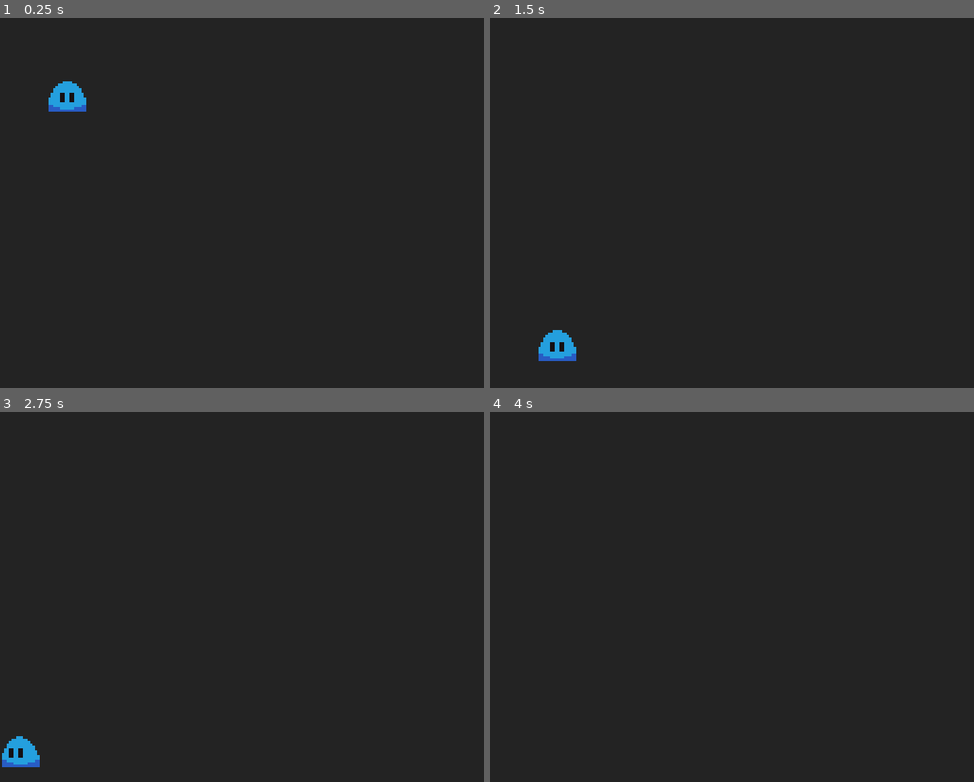
Above: before the commit, frames 1-4 (two rows, left to right).
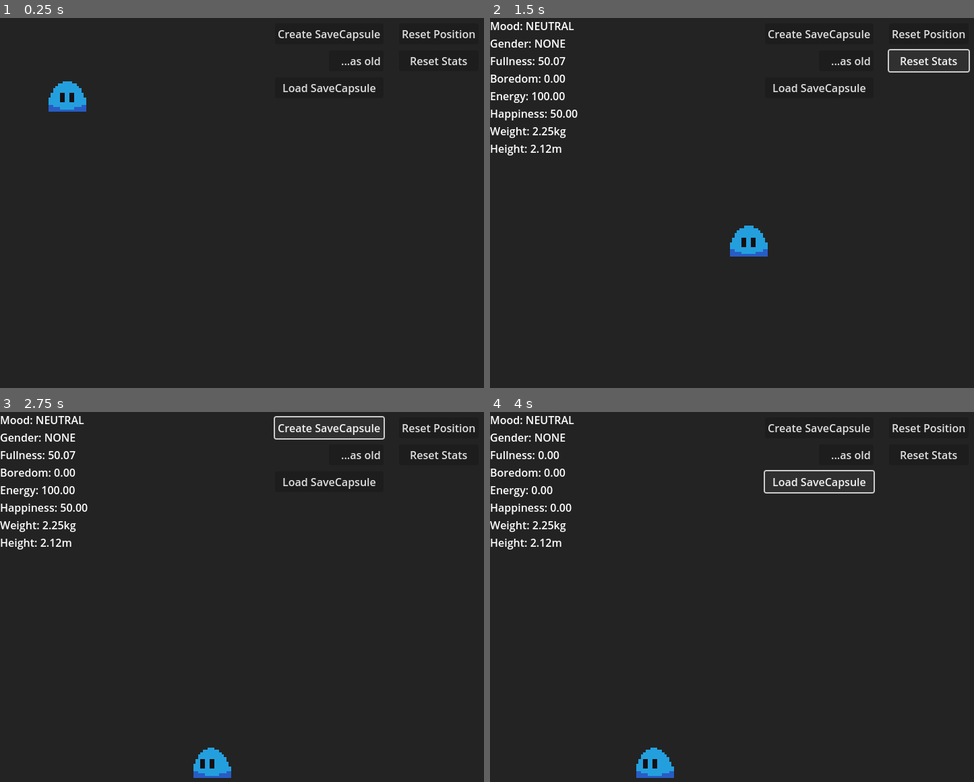
Above: after the commit, the same moments.

Repository: Eeviika/Tomogachika
Game: Godot game, scene res://scenes/debug/test_dummy.tscn
Two runs of this game, one before a commit and one after it. Both use one fixed random seed, a clock stepped at 60 frames per second and the inputs below.
Inputs (mouse positions are in pixels of both pictures, inside the frame that each line leads up to):
- Up to frame 1 (0.25 s): no input
- Up to frame 2 (1.5 s): click (930, 32) at 0.5 s, where only the run after the commit has a clickable "Reset Position"; click (930, 62) at 1.25 s, where only the run after the commit has a clickable "Reset Stats"
- Up to frame 3 (2.75 s): click (329, 426) at 2 s, where only the run after the commit has a clickable "Create SaveCapsule"
- Up to frame 4 (4 s): click (848, 456) at 2.75 s, where only the run after the commit has a clickable "...as old"; click (819, 482) at 3.5 s, where only the run after the commit has a clickable "Load SaveCapsule"

The runs differ from the first frame. In frame 1, 0.8% of the frame differs, in the area x 57-99%, y 3-21%; in frame 2, 3.3%; in frame 3, 3.3%, in the area x 0-99%, y 1-99%; in frame 4, 2.8%.
Error after the commit: Assertion failed: Cannot create a datestamp from an invalid date_dict. (res://scripts/classes/time_helper.gd:54)

Commit message:
Added new UI elements to test_dummy debug screen

Diff:
--- a/scenes/debug/test_dummy.tscn
+++ b/scenes/debug/test_dummy.tscn
@@ -12,8 +12,65 @@
 [node name="StaticBody2D" type="StaticBody2D" parent="."]
 
 [node name="CollisionShape2D" type="CollisionShape2D" parent="StaticBody2D"]
-position = Vector2(576, 551.5)
+position = Vector2(368, 568)
 shape = SubResource("RectangleShape2D_m6tnb")
 
 [node name="Pet" parent="." instance=ExtResource("2_ynwl6")]
 unique_name_in_owner = true
+
+[node name="DebugText" type="Label" parent="."]
+unique_name_in_owner = true
+offset_right = 40.0
+offset_bottom = 23.0
+text = "A
+B
+C
+D
+E
+F
+G
+H
+I
+J"
+
+[node name="ResetPositionButton" type="Button" parent="."]
+unique_name_in_owner = true
+offset_left = 592.0
+offset_top = 8.0
+offset_right = 710.0
+offset_bottom = 39.0
+text = "Reset Position"
+
+[node name="ResetStatsButton" type="Button" parent="."]
+unique_name_in_owner = true
+offset_left = 592.0
+offset_top = 48.0
+offset_right = 710.0
+offset_bottom = 79.0
+text = "Reset Stats
+"
+
+[node name="CreateSaveButton" type="Button" parent="."]
+unique_name_in_owner = true
+offset_left = 408.0
+offset_top = 8.0
+offset_right = 569.0
+offset_bottom = 39.0
+text = "Create SaveCapsule"
+
+[node name="CreateOldSaveButton" type="Button" parent="."]
+unique_name_in_owner = true
+offset_left = 488.0
+offset_top = 48.0
+offset_right = 569.0
+offset_bottom = 79.0
+text = "...as old"
+alignment = 2
+
+[node name="LoadSaveButton" type="Button" parent="."]
+unique_name_in_owner = true
+offset_left = 408.0
+offset_top = 88.0
+offset_right = 569.0
+offset_bottom = 119.0
+text = "Load SaveCapsule"
--- a/scripts/debug/test_dummy.gd
+++ b/scripts/debug/test_dummy.gd
@@ -2,7 +2,15 @@
 
 var to_load: String = "internal_dummy"
 
-@onready var pet: CharacterBody2D = %Pet
+@onready var pet: Pet = %Pet
+
+@onready var debug_text: Label = %DebugText
+
+@onready var reset_position_button: Button = %ResetPositionButton
+@onready var reset_stats_button: Button = %ResetStatsButton
+@onready var create_save_button: Button = %CreateSaveButton
+@onready var create_old_save_button: Button = %CreateOldSaveButton
+@onready var load_save_button: Button = %LoadSaveButton
 
 
 # We will pretend to be a "pet loader" that wants to load the dummy pet.
@@ -21,4 +29,48 @@
 	var pet_sprites: SpriteFrames = load("res://content/petsprites/" + to_load + ".tres")
 	# Then make the pet active
 	pet.make_active(species_data, pet_sprites)
+	debug_text.text = ""
 	pet.position = Vector2(100, 100)
+	pet.stat_updated.connect(update_debug_text)
+
+	reset_position_button.pressed.connect(func() -> void: pet.position = Vector2(384, 0))
+
+	reset_stats_button.pressed.connect(
+		func() -> void:
+			pet.pet_stats.boredom = 0
+			pet.pet_stats.happiness = 50
+			pet.pet_stats.energy = 100
+			pet.pet_stats.fullness = 50
+			pet.pet_stats.mood = GlobalEnums.Mood.NEUTRAL
+	)
+
+	create_save_button.pressed.connect(
+		func() -> void:
+			var save: SaveCapsule = SaveCapsule.new(true, pet.save())
+			save.save_to_file()
+	)
+
+	create_old_save_button.pressed.connect(
+		func() -> void:
+			var save: SaveCapsule = SaveCapsule.new(true, pet.save())
+			save.last_saved_date.day -= 1
+			save.save_to_file()
+	)
+
+	load_save_button.pressed.connect(
+		func() -> void:
+			var save: SaveCapsule = SaveCapsule.load_file("internal_dummy.sav")
+			pet.load_from_save_capsule(save)
+	)
+
+
+func update_debug_text(_stat_name, _stat_value):
+	debug_text.text = ""
+	debug_text.text += "Mood: " + GlobalEnums.Mood.find_key(pet.pet_stats.mood)
+	debug_text.text += "\nGender: " + GlobalEnums.Gender.find_key(pet.pet_stats.gender)
+	debug_text.text += "\nFullness: %0.2f" % pet.pet_stats.fullness
+	debug_text.text += "\nBoredom: %0.2f" % pet.pet_stats.boredom
+	debug_text.text += "\nEnergy: %0.2f" % pet.pet_stats.energy
+	debug_text.text += "\nHappiness: %0.2f" % pet.pet_stats.happiness
+	debug_text.text += "\nWeight: %0.2f" % pet.pet_stats.weight + "kg"
+	debug_text.text += "\nHeight: %0.2f" % pet.pet_stats.height + "m"
